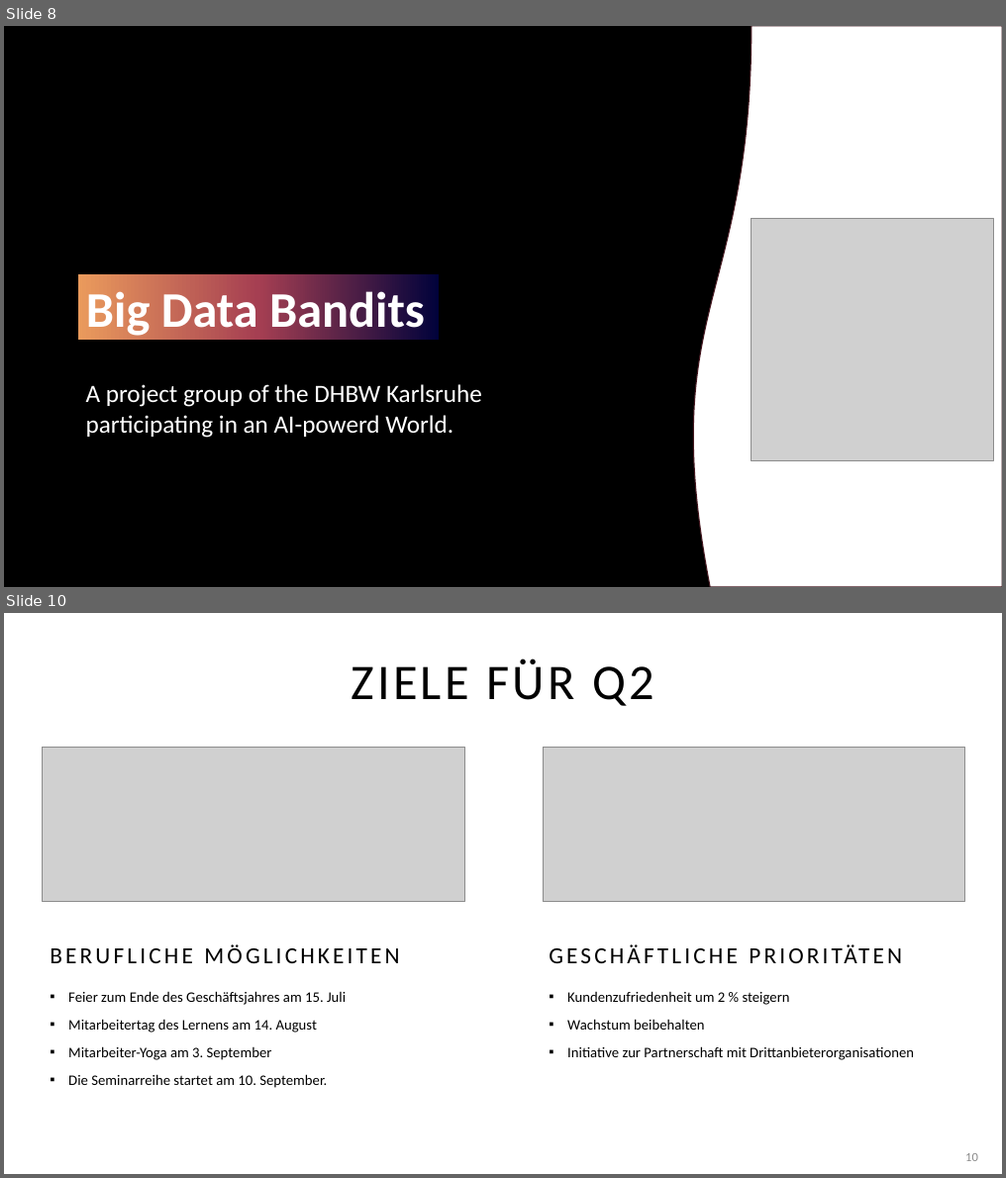
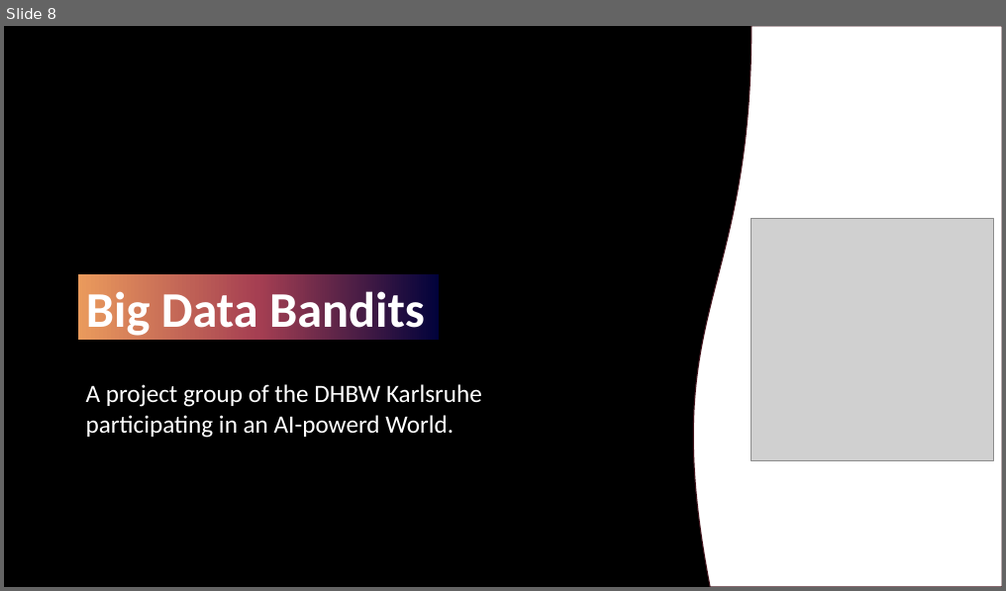
Before and after one commit to alphaname007/BigDataBandits, a slide deck: Technische Präsentation.pptx. Shown one above the other, each under a label of ours: slides 8 and 10 before the commit, slide 8 after it; the slides between them are not shown. The pictures are 1006x1178 and 1006x591 pixels, drawn with LibreOffice and Linux fonts; fonts in the diff are those of the drawing; grey boxes stand for pictures; background and template pictures are left out. Boxes give left, top, right and bottom in pixels: in the first picture for what was removed or moved away, otherwise in the second. Text is boxed around its words. In the diff, an @@ line names an element or a change of style, - is before the commit and + after.

```diff
--- a/Technische Präsentation.pptx
+++ b/Technische Präsentation.pptx
@@ slide 10 removed at (4, 613, 1002, 1174), background #FFFFFF @@
@@ title removed at (351, 659, 654, 706) @@
-ZIELE FÜR Q2
@@ picture removed at (43, 747, 464, 902) @@
@@ picture removed at (543, 747, 964, 902) @@
@@ text removed at (542, 930, 966, 970) @@
-GESCHÄFTLICHE PRIORITÄTEN
@@ text removed at (50, 945, 399, 963) @@
-BERUFLICHE MÖGLICHKEITEN
@@ text removed at (68, 991, 346, 1088) @@
-▪ Feier zum Ende des Geschäftsjahres am 15. Juli
-▪ Mitarbeitertag des Lernens am 14. August
-▪ Mitarbeiter-Yoga am 3. September
-▪ Die Seminarreihe startet am 10. September.
@@ text removed at (567, 991, 914, 1060) @@
-▪ Kundenzufriedenheit um 2 % steigern
-▪ Wachstum beibehalten
-▪ Initiative zur Partnerschaft mit Drittanbieterorganisationen
@@ page number removed at (965, 1154, 978, 1161) @@
-10
```
Also in this commit, not shown: 1 slide changed, 4 other slides removed.
